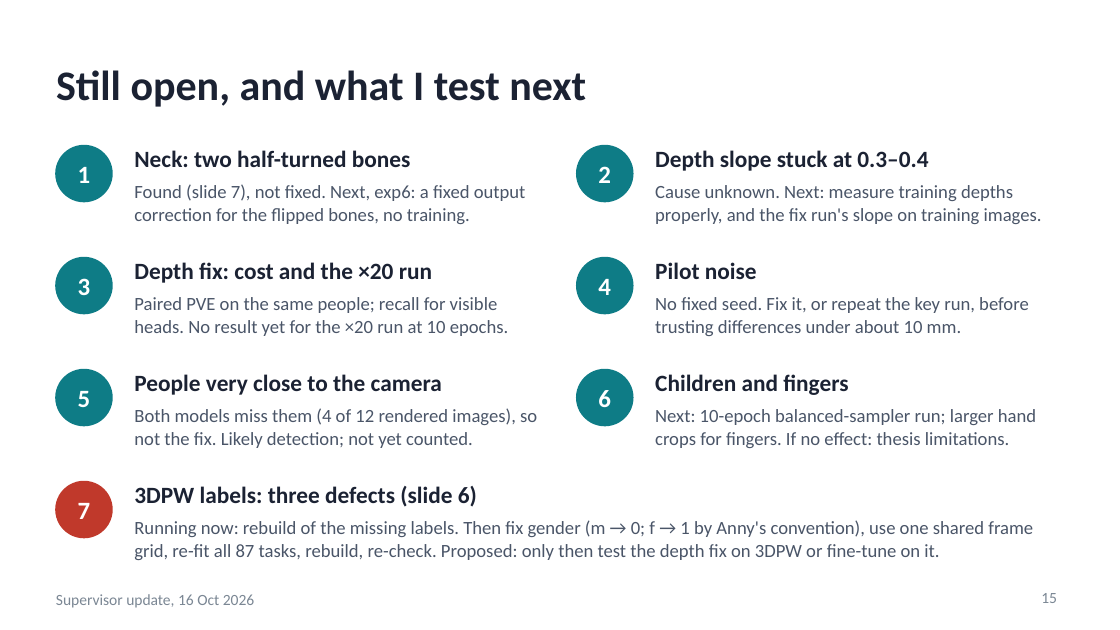
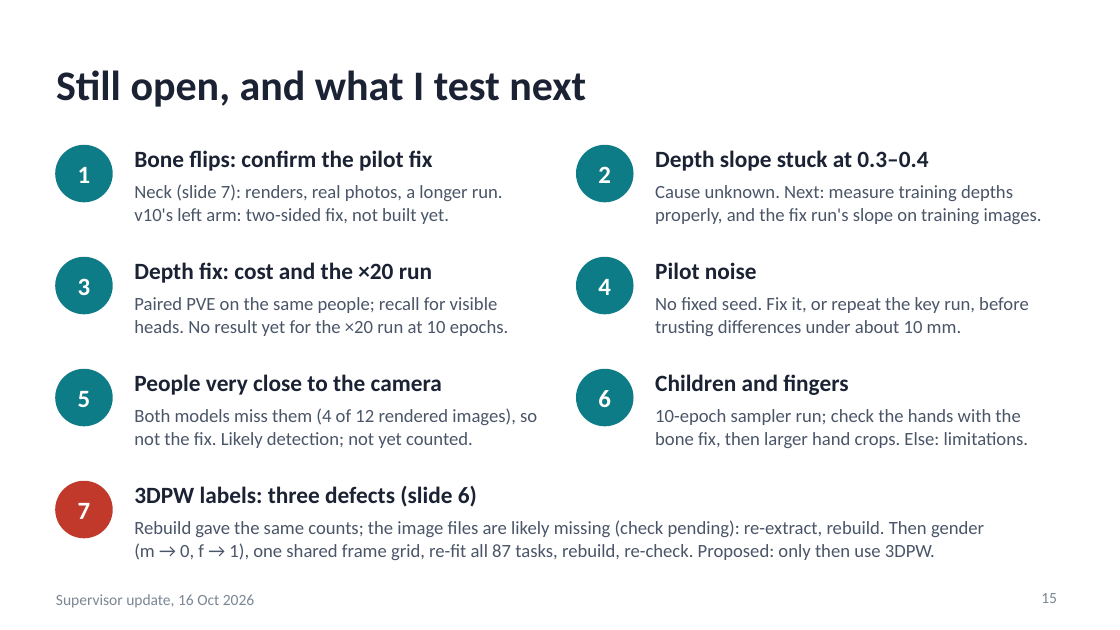
Before and after one commit to saadnajib/Multi-Person-Whole-Body-Human-Mesh-Recovery-in-a-Single-Shot-with-Annyone-dataset-and-3dpw-dataset, a slide deck: slide 15 of docs/supervisor_update_2026-10-16.pptx. Drawn at 1120x630 pixels with LibreOffice and Linux fonts; fonts in the diff are those of the drawing. Boxes give left, top, right and bottom in pixels: in the first picture for what was removed or moved away, otherwise in the second. Text is boxed around its words. In the diff, an @@ line names an element or a change of style, - is before the commit and + after.

```diff
--- a/docs/supervisor_update_2026-10-16.pptx
+++ b/docs/supervisor_update_2026-10-16.pptx
@@ text at [134, 150, 433, 171]: text changed @@
-Neck: two half-turned bones
+Bone flips: confirm the pilot fix
@@ text at [134, 184, 503, 224]: text changed @@
-Found (slide 7), not fixed. Next, exp6: a fixed output correction for the flipped bones, no training.
+Neck (slide 7): renders, real photos, a longer run. v10's left arm: two-sided fix, not built yet.
@@ text at [655, 409, 1028, 448]: text changed @@
-Next: 10-epoch balanced-sampler run; larger hand crops for fingers. If no effect: thesis limitations.
+10-epoch sampler run; check the hands with the bone fix, then larger hand crops. Else: limitations.
@@ text at [134, 520, 984, 560]: text changed @@
-Running now: rebuild of the missing labels. Then fix gender (m → 0; f → 1 by Anny's convention), use one shared frame grid, re-fit all 87 tasks, rebuild, re-check. Proposed: only then test the depth fix on 3DPW or fine-tune on it.
+Rebuild gave the same counts; the image files are likely missing (check pending): re-extract, rebuild. Then gender (m → 0, f → 1), one shared frame grid, re-fit all 87 tasks, rebuild, re-check. Proposed: only then use 3DPW.
```
Also in this commit, not shown: 8 other slides changed, 4 other files.
